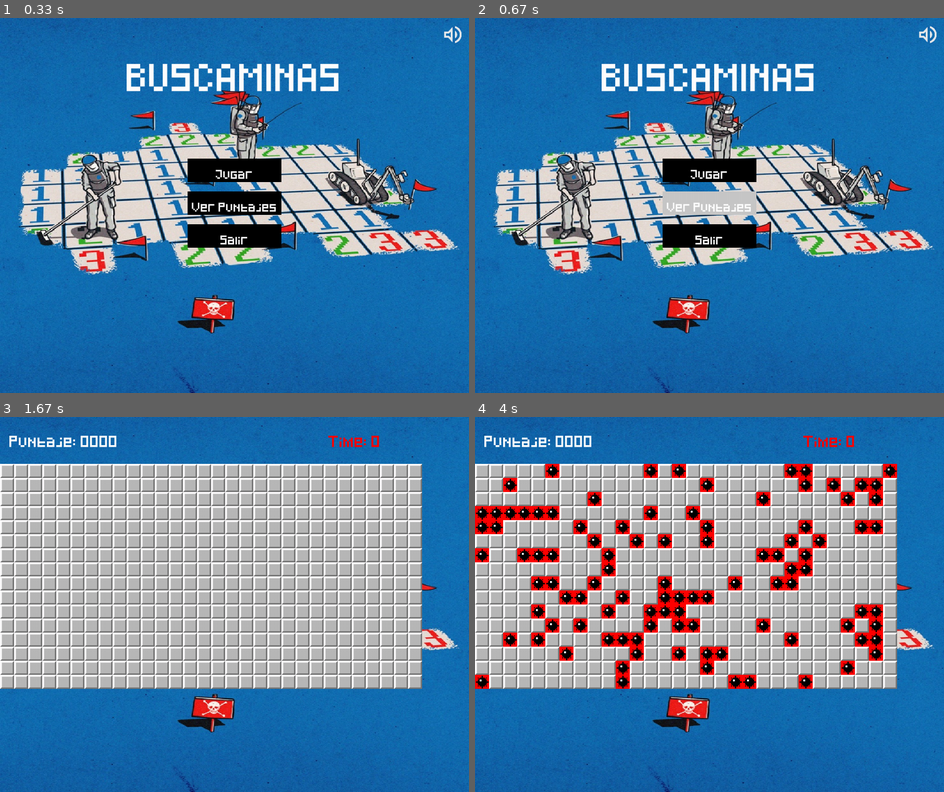
Above: before the commit, frames 1-4 (two rows, left to right).
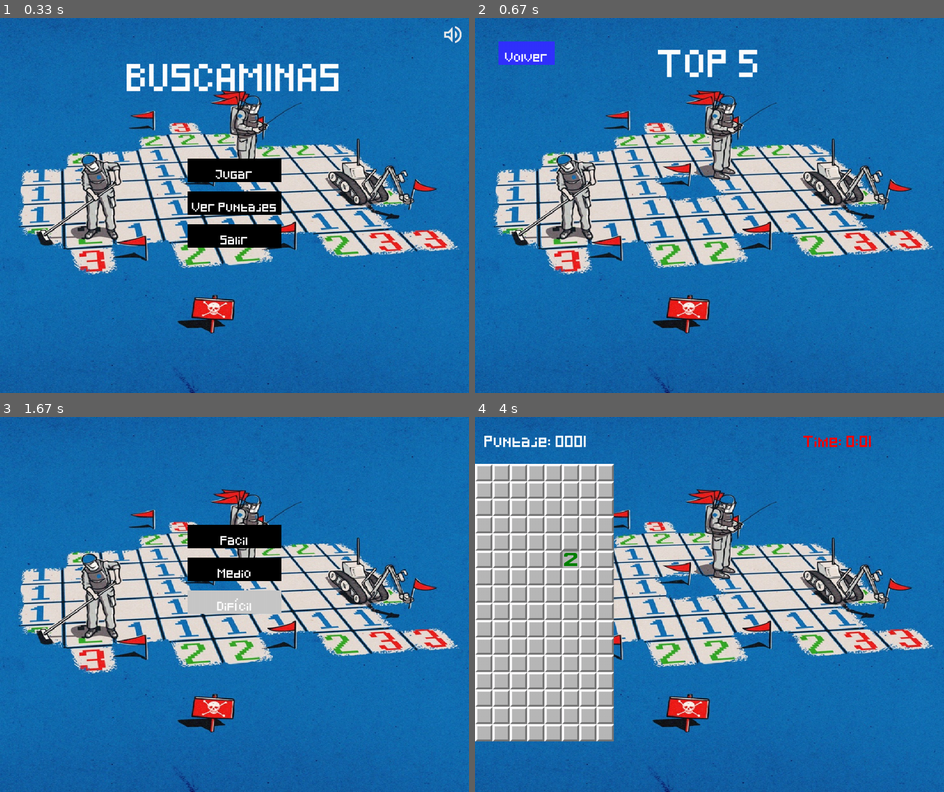
Above: after the commit, the same moments.

Repository: DaroMateo/PROGRAMACION1
Game: pygame game, started from buscaminas-main/main.py
Two runs of this game, one before a commit and one after it. Both use one fixed random seed, a clock stepped at 60 frames per second and the inputs below.
Inputs (mouse positions are in pixels of both pictures, inside the frame that each line leads up to):
- Up to frame 1 (0.33 s): no input
- Up to frame 2 (0.67 s): click (709, 205) at 0.38 s
- Up to frame 3 (1.67 s): click (51, 450) at 0.72 s; click "Jugar" at 1.05 s; click "Difícil" at 1.38 s
- Up to frame 4 (4 s): click (709, 537) at 1.72 s, where only the run after the commit has a clickable "Facil"; click (695, 540) at 2.05 s; click (564, 555) at 3.88 s

Frame 1 is identical in both runs. In frame 2, 6.6% of the frame differs, in the area x 5-99%, y 2-62%; in frame 3, 52%, in the area x 0-90%, y 5-73%; in frame 4, 52%.

Commit message:
menu puntaje

Diff:
--- a/buscaminas-main/biblioteca.py
+++ b/buscaminas-main/biblioteca.py
@@ -9,7 +9,7 @@
 BLANCO = (255, 255, 255)
 NEGRO = (0, 0, 0)
 NOMBRE_FUENTE = pygame.font.SysFont("Pixeled.ttf", 20, bold=True)
-ARCHIVO_PUNTAJES = "puntajesbuscamina.json"
+ARCHIVO_PUNTAJES = "buscaminas-main/puntajebuscaminas.json"
 
 # Colores
 COLOR_BOTON = (0, 200, 0)
@@ -117,6 +117,147 @@
                     matriz[i][j] = contiguas
     return matriz
 
+# Puntaje
+def swap(lista: list, indice_uno: int, indice_dos: int) -> list:
+    """
+    Swapea los valores de dos índices de una lista.
+
+    Args:
+        lista (list): Lista que contiene los valores a intercambiar.
+        indice_uno (int): Índice del valor a intercambiar.
+        indice_dos (int): Índice del segundo valor a intercambiar.
+
+    Returns:
+        list: Retorna la lista con los valores intercambiados.
+    """
+    auxiliar = lista[indice_uno]
+    lista[indice_uno] = lista[indice_dos]
+    lista[indice_dos] = auxiliar
+
+    return lista
+
+
+def ordenar(lista: list, clave: str, ascendente: bool = True) -> list:
+    """
+    Ordena una lista de diccionarios en base a una clave de forma ascendente o descendente.
+
+    Args:
+        lista (list): Lista de diccionarios a ordenar.
+        clave (str): Clave a usar para ordenar la lista.
+        ascendente (bool, opcional): Declara si la lista se ordena de forma ascendente o descendente.
+                                     Se le asigna False para ordenar de forma descendente.
+                                     (Si no se pasa ningún valor booleano, ordena de forma ascendente por defecto.)
+
+    Returns:
+        list: Retorna la lista de diccionarios ordenada.
+    """
+    for i in range(len(lista) - 1):
+        for j in range(i + 1, len(lista)):
+            if ascendente and int(lista[i][clave]) > int(lista[j][clave]) or not ascendente and int(lista[i][clave]) < int(lista[j][clave]):
+                swap(lista, i, j)
+    return lista
+
+def generar_json(nombre: str, lista: list, clave: str):
+    """
+    Genera un archivo JSON con la lista proporcionada bajo la clave dada.
+
+    Args:
+        nombre (str): El nombre del archivo JSON a generar.
+        lista (list): La lista de datos a guardar en el archivo JSON.
+        clave (str): La clave bajo la cual se guardará la lista en el archivo JSON.
+    """
+    data = {clave: lista}
+    with open(nombre, 'w') as file:
+        json.dump(data, file, indent=4, ensure_ascii=False)
+
+def leer_archivo(archivo_nombre):
+    """
+    Lee el contenido de un archivo JSON. Si el archivo no existe, devuelve un diccionario vacío.
+
+    Args:
+        archivo_nombre (str): Ruta del archivo JSON.
+
+    Returns:
+        dict: Contenido del archivo JSON como un diccionario. Si no existe, retorna un diccionario vacío.
+    """
+    try:
+        with open(archivo_nombre, 'r') as archivo:
+            contenido = json.load(archivo)
+    except FileNotFoundError:
+        contenido = {}  # Devuelve un diccionario vacío si el archivo no existe
+
+    return contenido
+
+def guardar_puntajes(nuevo_puntaje, archivo_puntajes):
+    """
+    Agrega un nuevo puntaje al archivo JSON.
+
+    Args:
+        nuevo_puntaje (dict): Diccionario con las claves "apodo" y "puntos" que representa el puntaje.
+        archivo_puntajes (str): Ruta del archivo JSON donde se guardan los puntajes.
+    """
+    datos = leer_archivo(archivo_puntajes)
+    puntajes = datos.get("puntajes", [])  # Obtiene la lista de puntajes o la inicializa vacía
+
+    puntajes.append(nuevo_puntaje)
+    puntajes = ordenar(puntajes, clave='puntos', ascendente=False)  # Ordena los puntajes
+
+    generar_json(archivo_puntajes, puntajes, "puntajes")
+
+def cargar_puntajes(archivo_puntajes):
+    """
+    Carga las puntuaciones más altas desde un archivo JSON.
+
+    Args:
+        archivo_puntajes (str): Ruta del archivo JSON que contiene los puntajes.
+
+    Returns:
+        list: Lista de diccionarios que representan las puntuaciones más altas.
+    """
+    datos = leer_archivo(archivo_puntajes)
+    puntajes = datos.get("puntajes", [])  # Obtiene los puntajes o una lista vacía
+    return puntajes
+
+    return []
+# Función para mostrar ranking
+def mostrar_ranking(pantalla, archivo_puntajes, imagen_fondo, ancho, alto):
+    """
+    Muestra la clasificación de los 5 mejores puntajes en la pantalla.
+
+    Args:
+        pantalla (pygame.Surface): Superficie de Pygame donde se dibujará el ranking.
+        archivo_puntajes (str): Ruta al archivo JSON que contiene los puntajes.
+        imagen_fondo (pygame.Surface): Imagen de fondo para el ranking.
+        ancho (int): Ancho de la pantalla.
+        alto (int): Alto de la pantalla.
+
+    Returns:
+        str: "menu_principal" si el usuario hace clic en el botón "Atrás".
+    """
+    puntajes = cargar_puntajes(archivo_puntajes)
+    puntajes = ordenar(puntajes, clave='puntos', ascendente=False)[:5]  # Top 5 puntajes
+
+    pantalla.blit(imagen_fondo, (0, 0))
+    dibujar_texto(pantalla, "TOP 5", 48, ancho / 2, 20)
+    desplazamiento_y = 150
+    for puntaje in puntajes:
+        dibujar_texto(pantalla, f"{puntaje['apodo']}: {puntaje['puntos']}", 36, ancho / 2, desplazamiento_y)
+        desplazamiento_y += 50
+
+    dibujar_boton("Volver", 50, 50, 120, 50, (50, 50, 255), (100, 100, 255), None)
+
+    pygame.display.flip()
+
+    while True:
+        for event in pygame.event.get():
+            if event.type == pygame.QUIT:
+                pygame.quit()
+                sys.exit()
+            elif event.type == pygame.MOUSEBUTTONDOWN:
+                pos_raton = pygame.mouse.get_pos()
+                if 50 < pos_raton[0] < 170 and 50 < pos_raton[1] < 100:
+                    return "menu_principal"
+
 # Funciones de dibujo
 def dibujar_texto(surf, texto, tamano, x, y, alineacion="center"):
     """
@@ -200,7 +341,6 @@
     else:
         sonido_fondo.play(-1)  # Reproducir el sonido indefinidamente
     return nuevo_silencio
-
 #Dibujar tablero
 def cargar_imagenes():
     imagenes_numeros = {
@@ -310,7 +450,6 @@
                     if 0 <= i < filas and 0 <= j < columnas and not descubiertas[i][j]:
                         celdas_por_descubrir.append((i, j))
 
-
 def ajustar_tamano_casilla(filas, columnas):
     pantalla_ancho, pantalla_alto = pantalla.get_size()  # Obtener tamaño de la pantalla
     # Ajustar el tamaño de las celdas para que el tablero entre en la pantalla
--- a/buscaminas-main/main.py
+++ b/buscaminas-main/main.py
@@ -57,13 +57,20 @@
                 # Botón Jugar
                 elif boton_presionado("Jugar", event.pos):
                     en_menu = False  # Salir del menú y entrar al juego
+                # Botón Ver Puntajes
+                elif boton_presionado("Ver Puntajes", event.pos):
+                    resultado = mostrar_ranking(pantalla, ARCHIVO_PUNTAJES, imagen_fondo, ANCHO, ALTO)
+                    if resultado == "menu_principal":
+                        continue  # Regresar al menú después de mostrar el ranking
                 # Botón Salir
                 elif boton_presionado("Salir", event.pos):
                     pygame.quit()
                     sys.exit()
 
     # Configuración específica del juego (reiniciar solo las variables necesarias)
-    filas, columnas, num_minas = seleccionar_nivel()
+    filas = seleccionar_nivel()[0]
+    columnas = seleccionar_nivel()[1]
+    num_minas = seleccionar_nivel()[2]
     matriz = crear_matriz_buscamina(filas, columnas, num_minas)
     descubiertas = crear_matriz(filas, columnas, False)
     banderas = crear_matriz(filas, columnas, False)
@@ -113,4 +120,4 @@
         pygame.display.flip()
 
     # Fin de juego y volver al menú
-    pygame.time.wait(5000)
+    pygame.time.wait(3000)
